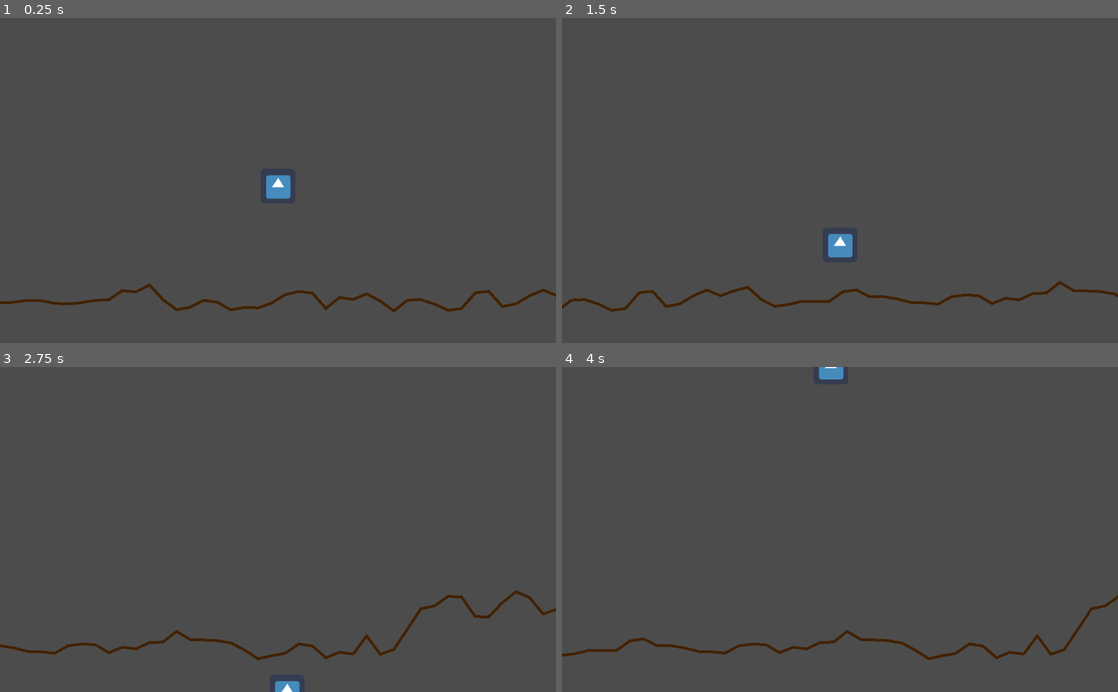
Above: before the commit, frames 1-4 (two rows, left to right).
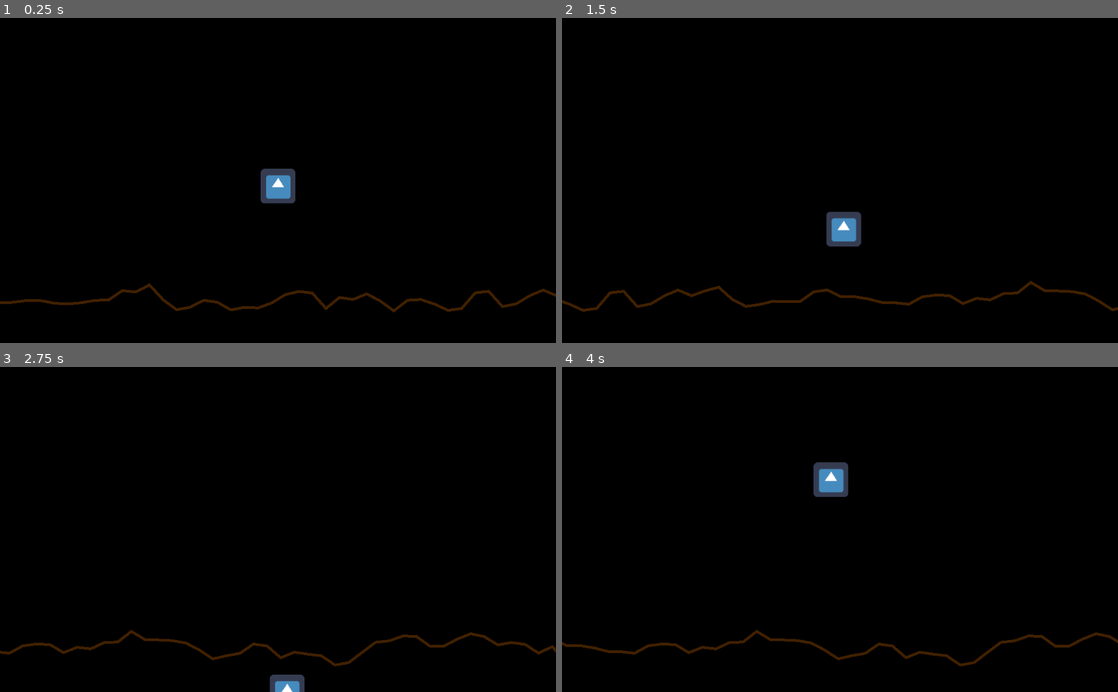
Above: after the commit, the same moments.

Repository: jastadj/defender_remake
Game: Godot game, scene res://scenes/game.tscn
Same seed, same stepped clock (60 frames per second), same inputs: the game is played once before the commit and once after it. The engine's default icon, where the game draws it, is replaced by a stand-in: a white triangle on a blue panel in a dark square.
Inputs:
- Up to frame 1 (0.25 s): no input
- Up to frame 2 (1.5 s): tap Enter at 0.5 s; hold Right (ui_right) 0.53-1.28 s; hold Down (ui_down) from 1.28 s (still down)
- Up to frame 3 (2.75 s): release Down (ui_down) at 2.03 s; hold Right (ui_right) from 2.03 s (still down)
- Up to frame 4 (4 s): release Right (ui_right) at 2.78 s; hold Up (ui_up) 2.78-3.53 s; hold Left (ui_left) from 3.53 s (still down)

The runs differ from the first frame. In frame 1, 98% of the frame differs, in the area x 0-100%, y 0-100%; in frame 2, 100%; in frame 3, 100%; in frame 4, 100%.

Commit message:
some tweaks

Diff:
--- a/mountain/mountain_range.gd
+++ b/mountain/mountain_range.gd
@@ -8,6 +8,9 @@
 	var noise = OpenSimplexNoise.new()
 
 	var alt_range = ( randi()%100 > 75)
+	var alt_segs = ( randi()%100 > 75)
+
+	if alt_segs: segments = 20
 
 	noise.seed = Gamedata.gameseed
 	#noise.octaves = 4
--- a/player/player.gd
+++ b/player/player.gd
@@ -2,8 +2,8 @@
 
 var SHIP_SPEED = Vector2(5000,5000)
 var MAX_ACCELERATION = Vector2(100,100)
-var MAX_VELOCITY = Vector2(1000,1000)
-var DECELERATION = 100
+var MAX_VELOCITY = Vector2(1000,500)
+var DECELERATION = Vector2(50,50)
 
 
 var velocity = Vector2()
@@ -33,13 +33,13 @@
 
 	# decel in axis that isn't being thrusted
 	if velocity.x != 0 and move_dir.x == 0:
-		var decel = abs(velocity.x) - DECELERATION
+		var decel = abs(velocity.x) - DECELERATION.x
 		if decel <= 0: velocity.x = 0
 		else:
 			if velocity.x < 0: decel = decel * -1
 			velocity.x = decel
 	if velocity.y != 0 and move_dir.y == 0:
-		var decel = abs(velocity.y) - DECELERATION
+		var decel = abs(velocity.y) - DECELERATION.y
 		if decel <= 0: velocity.y = 0
 		else:
 			if velocity.y < 0: decel = decel * -1
--- a/project.godot
+++ b/project.godot
@@ -61,4 +61,5 @@
 
 [rendering]
 
+environment/default_clear_color=Color( 0, 0, 0, 1 )
 environment/default_environment="res://default_env.tres"
